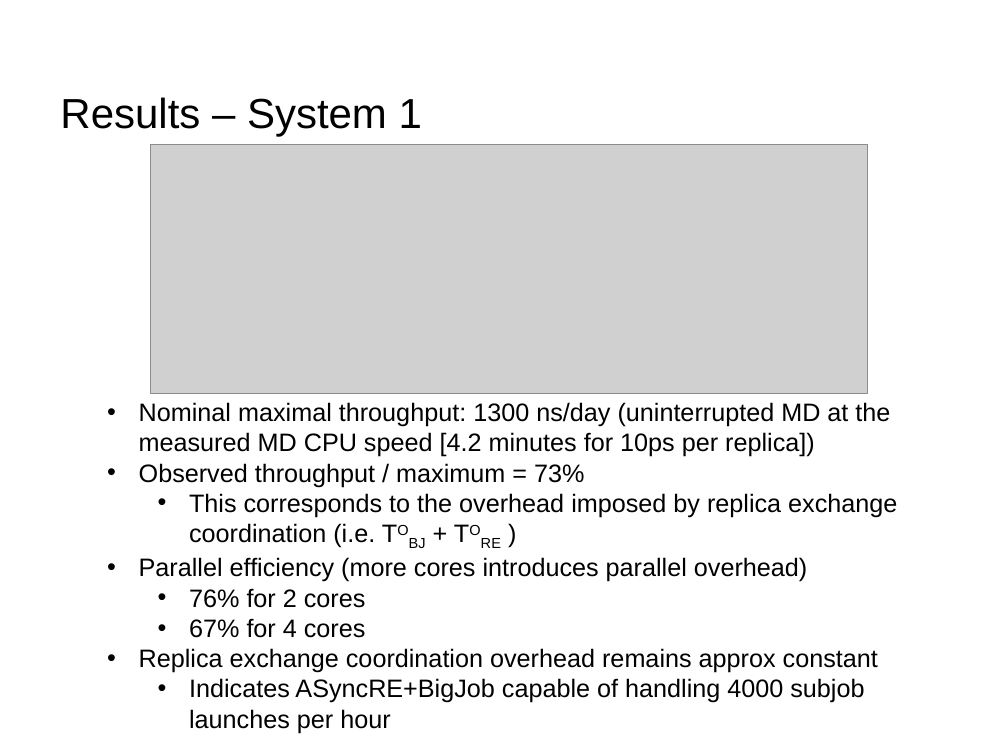
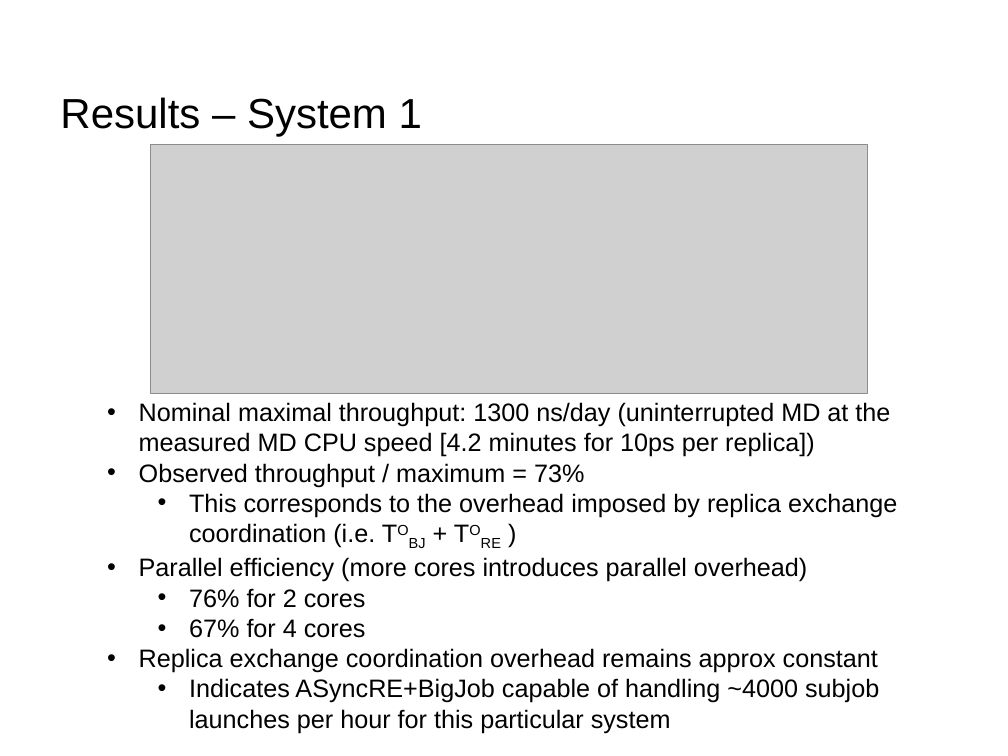
Before and after one commit to saga-project/presentations, a slide deck: slide 20 of 2013-XSEDE-CDI.pptx (slide 11 before the commit). Drawn at 1008x756 pixels with LibreOffice and Linux fonts; fonts in the diff are those of the drawing; grey boxes stand for pictures; background and template pictures are left out. Boxes give left, top, right and bottom in pixels: in the first picture for what was removed or moved away, otherwise in the second. Text is boxed around its words. In the diff, an @@ line names an element or a change of style, - is before the commit and + after.

```diff
--- a/2013-XSEDE-CDI.pptx
+++ b/2013-XSEDE-CDI.pptx
@@ text at (189, 678, 879, 733): text changed @@
-  • Indicates ASyncRE+BigJob capable of handling 4000 subjob launches per hour
+  • Indicates ASyncRE+BigJob capable of handling ~4000 subjob launches per hour for this particular system
```
Also in this commit, not shown: 8 other slides changed, 15 slides added, 4 slides removed, 1 other file.
